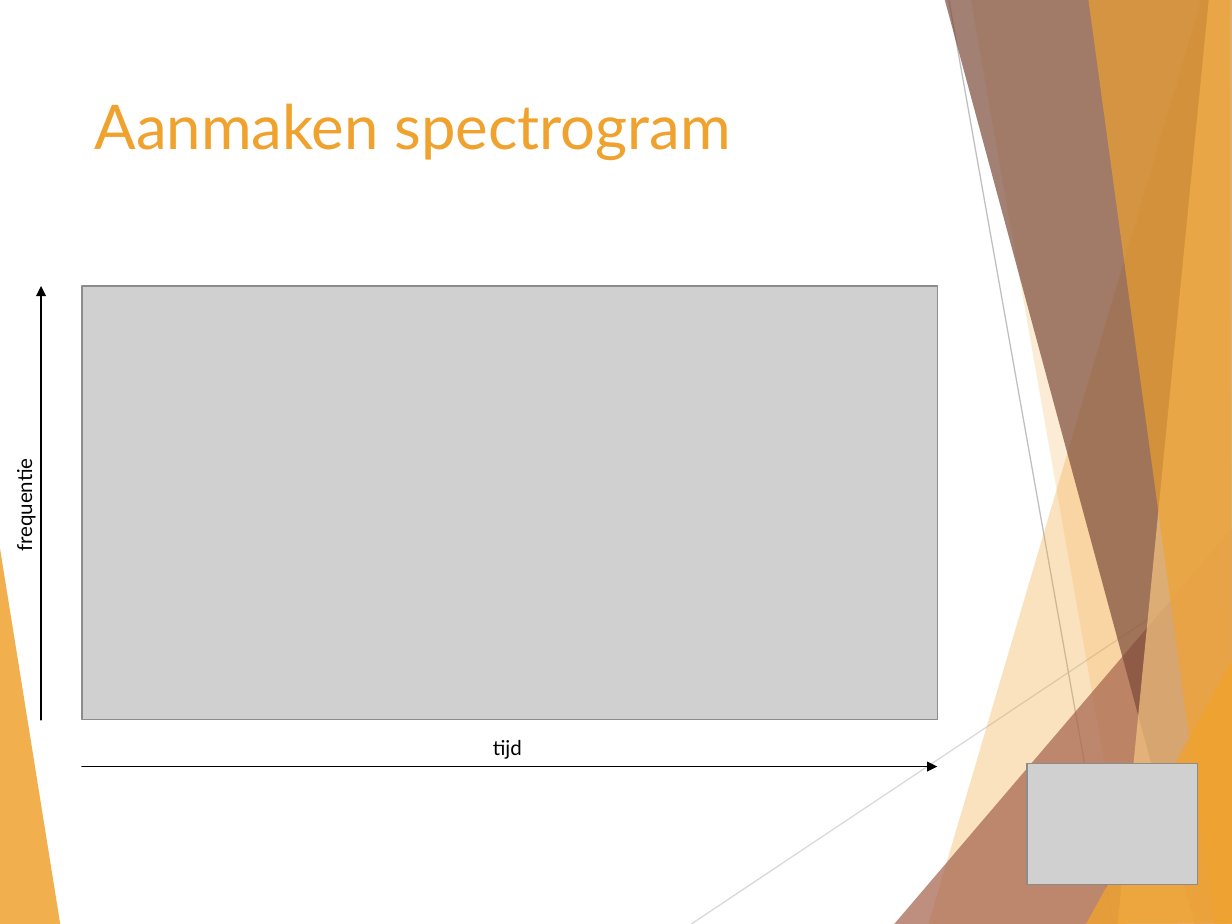
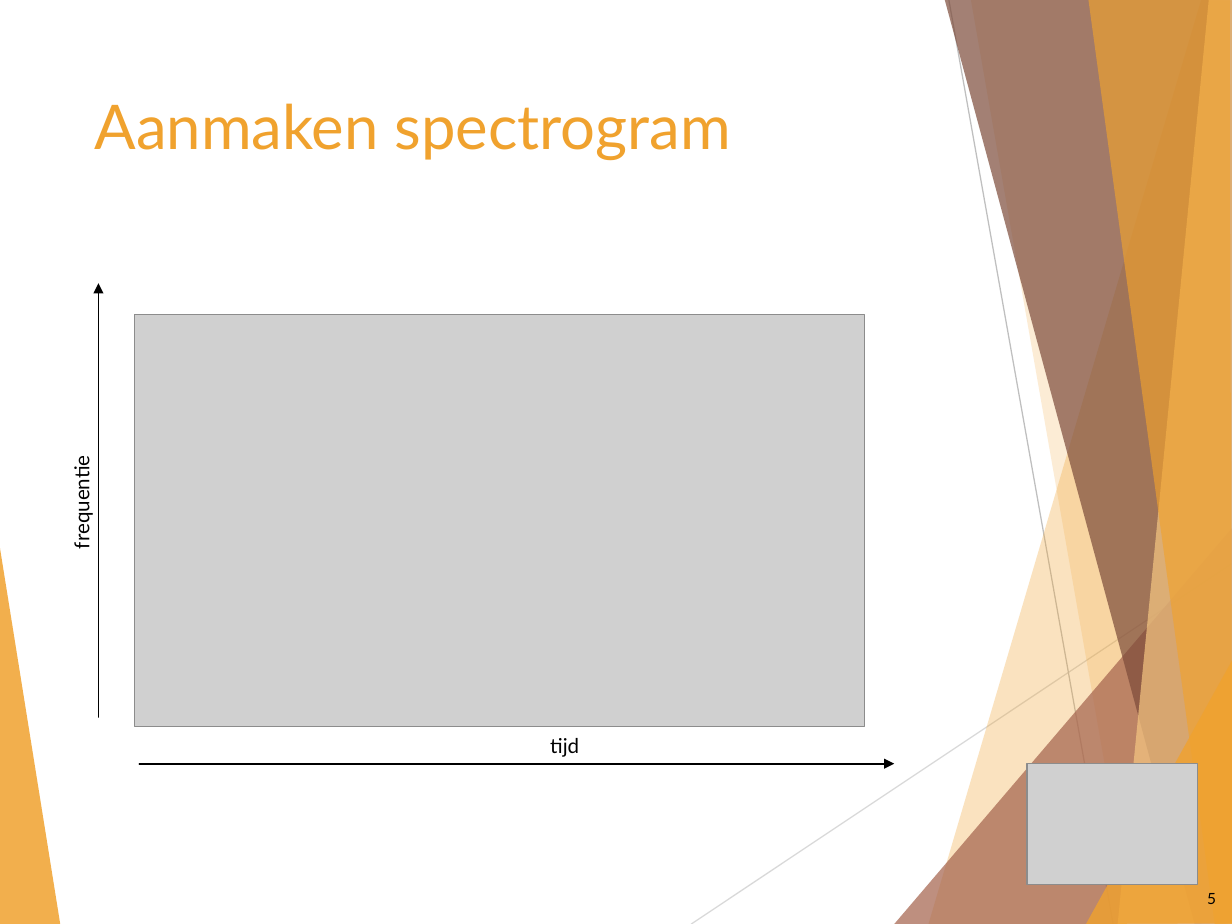
Before and after one commit to wardva/SignalSync, a slide deck: slide 5 of Presentatie 1/Masterproef_final.pptx. Drawn at 1232x924 pixels with LibreOffice and Linux fonts; fonts in the diff are those of the drawing; grey boxes stand for pictures. Boxes give left, top, right and bottom in pixels: in the first picture for what was removed or moved away, otherwise in the second. Text is boxed around its words. In the diff, an @@ line names an element or a change of style, - is before the commit and + after.

```diff
--- a/Presentatie 1/Masterproef_final.pptx
+++ b/Presentatie 1/Masterproef_final.pptx
@@ arrow moved from (41, 719) - (41, 286) to (99, 717) - (99, 283) @@
@@ picture: place and size @@
-picture at (83,286,938,719)
+picture at (134,315,864,727)
@@ text "frequentie": place and size @@
-text "frequentie" at (12,467,37,549)
+text "frequentie" at (69,464,94,546)
@@ text "tijd": place and size @@
-text "tijd" at (493,740,522,759)
+text "tijd" at (550,738,579,757)
@@ arrow moved from (83, 766) - (938, 766) to (139, 764) - (894, 764) @@
@@ page number added at (1207,893,1216,904), 9 pt, text #000000 @@
+5
```
Also in this commit, not shown: 12 other slides changed, 1 slide added, 21 other files.
